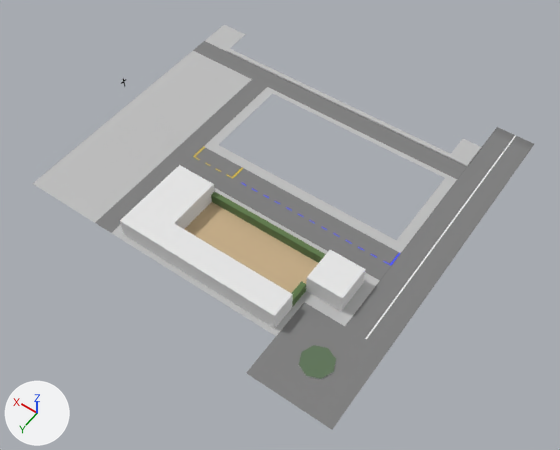
Two versions of the Blender file assets/models/chunks/inmaculada.blend, one commit apart.
One viewpoint serves both versions: a 50 mm lens placed at (-25.1, 114.8, 109.6), pointed at (25.1, 44.5, -0.9). Arrows for +X, +Y and +Z are at lower left; the lights stay in place. The picture after the commit comes second. Objects named as collision shapes, trigger or cutter boxes, shadow casters or lower levels of detail are left out.

In view in the first picture: 'Avenue', 'Buildings', 'Bush', 'Island', 'Playground', 'Roads', 'Roundabout', 'Sidewalk'.
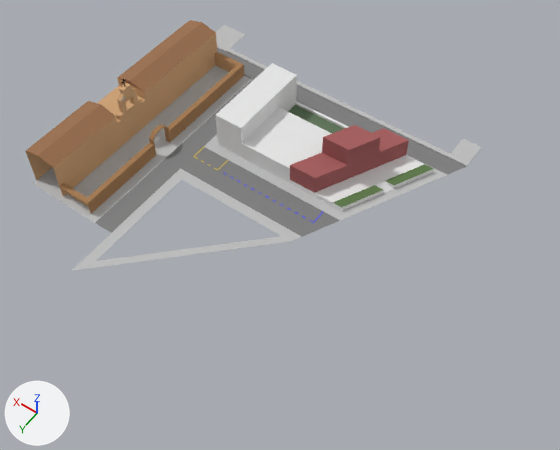
Boxes [x1, y1, x2, y2] around the edits, measured in the pictures (560 x 450 px; the box of a moved part takes in the faces that stretch with it):
'Sidewalk', reshaped (21% shorter)
    before: [33, 25, 481, 336]
    after: [33, 25, 481, 271]
'Roads', reshaped (20% shorter)
    before: [95, 41, 467, 280]
    after: [95, 47, 467, 237]
'Institute', shown
    after: [26, 20, 244, 214]
'Buildings', deleted
    before: [120, 165, 366, 329]
'Avenue', deleted
    before: [345, 127, 534, 352]
'Roundabout', deleted
    before: [247, 302, 387, 429]
'Hospital', shown
    after: [216, 63, 348, 183]
'Juventud', shown
    after: [290, 125, 434, 211]
'Playground', deleted (beige)
    before: [184, 202, 318, 293]
'Bush', deleted
    before: [211, 191, 326, 307]
'Island', deleted
    before: [299, 345, 336, 379]
part 1 of me_plane_002, moved or reshaped
    before: [112, 91, 457, 336]
    after: [71, 103, 447, 271]
part 2 of me_plane_001, cut back
    before: [182, 147, 401, 280]
    after: [181, 147, 340, 237]
part 3 of me_plane_001, moved or reshaped
    before: [193, 41, 467, 179]
    after: [217, 47, 467, 175]

Diff of the bpy script that builds the scene:
```diff
--- a/assets/models/chunks/inmaculada.blend.py
+++ b/assets/models/chunks/inmaculada.blend.py
@@ me_plane_002 @@
-me_plane_002.from_pydata(...)  # 57 vertices, 25 faces; spans x 0.0..64.0, y -10.0..48.0, z 0.0..0.2
+me_plane_002.from_pydata(...)  # 48 vertices, 23 faces; spans x 0.0..64.0, y -10.0..58.0, z 0.0..0.2
+# me_plane_002 part 1
+# 21 vertices are removed from x 0.0..44.0, y 1.0..48.0, z 0.0
+# 11 faces are deleted
+# 4 vertices move from x 0.0..2.0, y 20.0..22.0, z 0.0 to x 11.5..14.5, y 20.0..22.0, z 0.0
+# 12 vertices are added at x 2.5..44.0, y 1.0..58.0, z 0.0
+# 9 new faces join them
 me_plane_002.materials.append(mat_sidewalk)
@@ me_plane_001 @@
 # used by ob_roads; location = (4.0, 15.0, 0.0); scale = (27.0, 3.5, 1.0)
 # verts and faces of me_plane_001; kept vertices keep their numbers, new ones are numbered from 12
-me_plane_001.from_pydata(...)  # 12 vertices, 3 faces; spans x 0.0..2.37, y -0.57..14.0, z 0.0
+me_plane_001.from_pydata(...)  # 13 vertices, 4 faces; spans x 0.0..2.37, y -0.57..14.0, z 0.0
+# me_plane_001 part 2
+delete_vertices([0, 1])  # with the faces that use them
+verts[12] = (0.46, 6.57, 0.0)  # pixel (340, 220)
+verts[13] = (0.59, 8.57, 0.0)  # pixel (302, 236)
+verts[14] = (0.59, 6.57, 0.0)  # pixel (323, 211)
+faces += [(2, 13, 14, 3)]  # mat_hospital_parking (picture img_hospital_parking_png)
+faces += [(12, 14, 13)]  # mat_grey (grey #808080)
+# me_plane_001 part 3
+verts[10] = (0.07, 0.57, 0.0)  # moved, pixel (447, 174)
 me_plane_001.materials.append(mat_hospital_parking)
@@ ob_juventud @@
 ob_juventud = bpy.data.objects.new('Juventud', me_plane)
-ob_juventud.location = (12.0, 27.0, 0.0)
+ob_juventud.location = (18.0, 27.0, 0.0)
 ob_juventud.rotation_euler = (0.0, 0.0, -1.571)  # degrees (0, 0, -90)
 ob_juventud.scale = (4.0, 4.0, 4.0)
-ob_juventud.hide_set(True)
@@ ob_hospital @@
 ob_hospital.rotation_euler = (0.0, 0.0, 3.142)  # degrees (0, 0, 180)
-ob_hospital.hide_set(True)
@@ ob_buildings @@
-ob_buildings = bpy.data.objects.new('Buildings', me_plane_005)
@@ ob_institute @@
 ob_institute.scale = (4.0, 4.0, 4.0)
-ob_institute.hide_set(True)
@@ ob_avenue @@
-ob_avenue = bpy.data.objects.new('Avenue', me_plane_004)
@@ ob_roundabout @@
-ob_roundabout = bpy.data.objects.new('Roundabout', me_plane_007)
@@ ob_island @@
-ob_island = bpy.data.objects.new('Island', me_cylinder)
@@ ob_bush @@
-ob_bush = bpy.data.objects.new('Bush', me_plane_009)
@@ ob_playground @@
-ob_playground = bpy.data.objects.new('Playground', me_plane_010)
```
